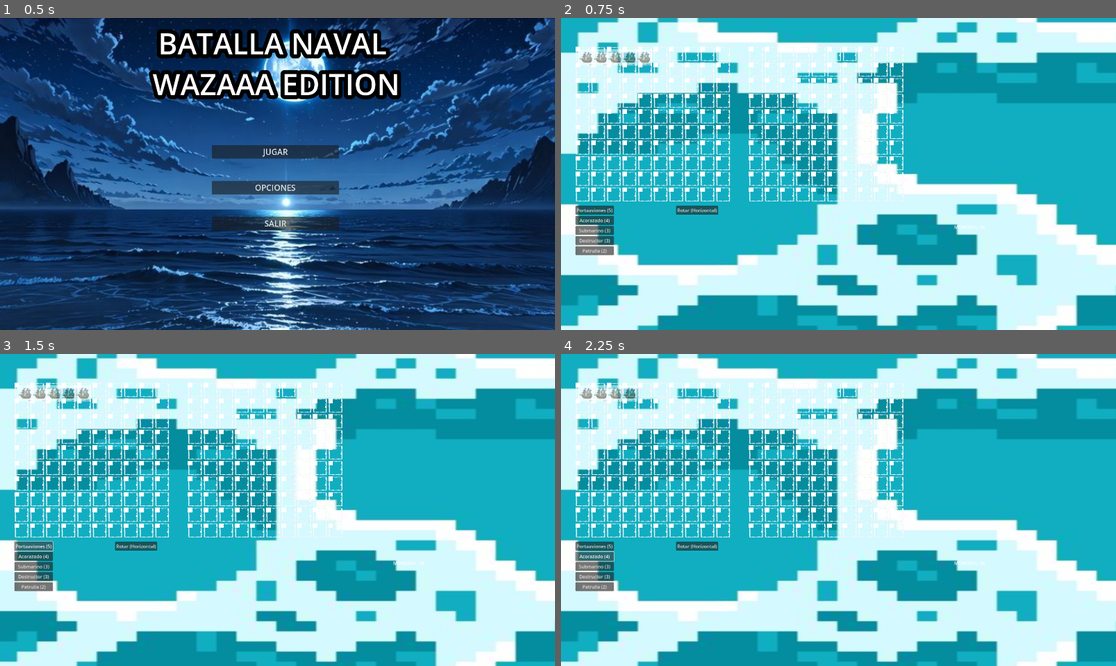
Above: before the commit, frames 1-4 (two rows, left to right).
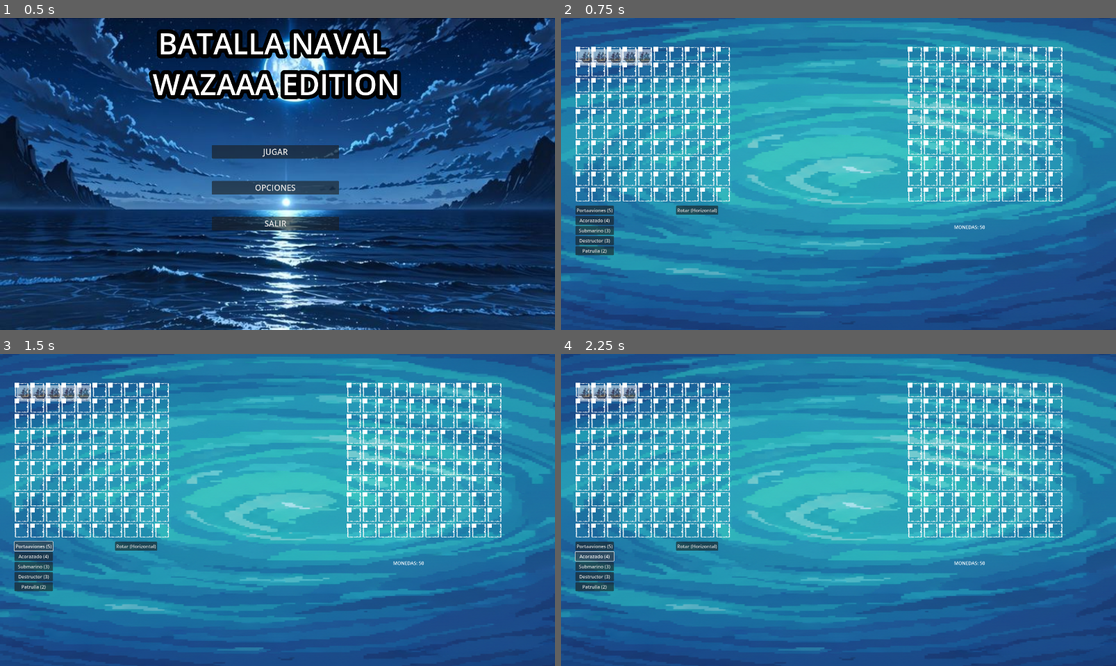
Above: after the commit, the same moments.

Repository: juanxxho/batalla-naval-wazaaa-edition
Game: Godot game, scene res://Main2.tscn
Same seed, same stepped clock (60 frames per second), same inputs: the game is played once before the commit and once after it.
Inputs:
- Up to frame 1 (0.5 s): no input
- Up to frame 2 (0.75 s): click "JUGAR" at 0.5 s
- Up to frame 3 (1.5 s): click "Portaaviones (5)" at 1.25 s
- Up to frame 4 (2.25 s): click "Acorazado (4)" at 2 s

Frame 1 is identical in both runs. In frame 2, 89% of the frame differs, in the area x 0-100%, y 0-100%; in frame 3, 89%; in frame 4, 89%.

Commit message:
asdasdaccxxxx

Diff:
--- /dev/null
+++ b/GridContainer2.gd
@@ -0,0 +1,109 @@
+extends GridContainer # O Node2D, si usas un arreglo de TextureButtons sin GridContainer
+
+# === EXPORTACIONES ===
+const CELL_SCENE = preload("res://mar.tscn") # Asumiendo que tu celda usa la escena Celda.tscn
+@export var mostrar_barcos: bool = false # Si es true, muestra los barcos (Tablero Propio)
+@export var mostrar_sonar: bool = false # Usado para el modo Sonar
+# =====================
+
+# === VARIABLES DE ESTADO ===
+# Estado de la matriz:
+# -1: Agua/No disparado (Valor inicial)
+# 0: Barco sin impactar (Solo en tablero propio)
+# 1: Barco IA sin impactar (Solo en matriz IA)
+# -2: Agua/Fallo (Disparado)
+# 2: Impacto/Acierto (Disparado)
+var estado_tablero: Array = []
+var celda_nodes: Array = [] # Arreglo 2D para acceder a los nodos de celda
+
+# === SEÑALES ===
+signal celda_cliqueada(coord) # Señal que emite la celda y se conecta a Game.gd
+
+# === RECURSOS (Asegúrate de que estas rutas sean correctas) ===
+const TEXTURA_AGUA = preload("res://Assets/agua.png")
+const TEXTURA_FALLO = preload("res://Assets/fallo.png")
+const TEXTURA_IMPACTO = preload("res://Assets/impacto.png")
+const TEXTURA_BARCO_VISUAL = preload("res://Assets/barco_segmento.png") # Para el sonar
+
+# =========================================================
+
+func _ready():
+	# Inicializa la matriz de estado
+	for i in range(10):
+		estado_tablero.append([])
+		celda_nodes.append([])
+		for j in range(10):
+			estado_tablero[i].append(-1)
+			celda_nodes[i].append(null) # Inicializa la referencia al nodo
+
+	_inicializar_cuadricula()
+
+func _inicializar_cuadricula():
+	for x in range(10):
+		for y in range(10):
+			var celda_instancia = CELL_SCENE.instantiate()
+			# Asignar la coordenada ANTES de emitir la señal
+			celda_instancia.coordenada = Vector2(x, y)
+
+			# Conectar la señal local de la celda a la señal principal del GridContainer
+			if celda_instancia.has_signal("celda_seleccionada"):
+				celda_instancia.celda_seleccionada.connect(_on_celda_seleccionada)
+
+			add_child(celda_instancia)
+			celda_nodes[x][y] = celda_instancia # Guardar referencia
+
+			# Configuración visual inicial (Todas inician como agua)
+			celda_instancia.texture_normal = TEXTURA_AGUA
+			celda_instancia.texture_pressed = TEXTURA_AGUA
+
+# Captura la señal de la celda y la retransmite al Game.gd
+func _on_celda_seleccionada(coord: Vector2):
+	emit_signal("celda_cliqueada", coord)
+
+
+## =========================================================
+## FUNCIÓN CLAVE PARA LA VISUALIZACIÓN DE DISPAROS
+## =========================================================
+func actualizar_celda_visual(x: int, y: int, estado: int):
+	if x < 0 or x > 9 or y < 0 or y > 9:
+		return
+
+	var celda: TextureButton = celda_nodes[x][y]
+	if not celda:
+		return
+
+	# 1. VISUALIZACIÓN DE FALLOS E IMPACTOS (Permanente)
+	match estado:
+		# FALLO
+		-2:
+			celda.texture_normal = TEXTURA_FALLO
+			celda.texture_pressed = TEXTURA_FALLO
+			celda.texture_hover = TEXTURA_FALLO
+		# ACIERTO
+		2:
+			celda.texture_normal = TEXTURA_IMPACTO
+			celda.texture_pressed = TEXTURA_IMPACTO
+			celda.texture_hover = TEXTURA_IMPACTO
+
+		# 2. VISUALIZACIÓN DE BARCOS (Temporal o Permanente)
+		# Nota: Las celdas con estado 0 (barco propio) o 1 (barco IA) solo deben
+		# mostrar el barco si mostrar_barcos es true (propio) O si el estado es
+		# revelado por el Sonar (estado 1 en tablero enemigo, que es temporal).
+
+		# BARCO VISIBLE POR SONAR O COLOCACIÓN (No impactado)
+		1:
+			if mostrar_barcos: # Tablero Propio
+				celda.texture_normal = TEXTURA_BARCO_VISUAL
+			elif mostrar_sonar: # Tablero Objetivo (Temporal por Sonar)
+				celda.texture_normal = TEXTURA_BARCO_VISUAL
+				# NOTA: Para que la visualización por Sonar sea temporal,
+				# necesitas un Timer en Game.gd que, después de unos segundos,
+				# llame de nuevo a esta función para resetear el estado 1 a -1.
+				# Si no implementas el Timer, el barco se quedará visible.
+
+		# AGUA/NO DISPARADO
+		-1, 0:
+			if mostrar_barcos and estado == 0:
+				celda.texture_normal = TEXTURA_BARCO_VISUAL
+			else:
+				celda.texture_normal = TEXTURA_AGUA
--- a/game.gd
+++ b/game.gd
@@ -106,7 +106,7 @@
 	tablero_objetivo = TABLERO_SCENE.instantiate()
 	add_child(tablero_objetivo)
 	tablero_objetivo.name = "TableroObjetivo"
-	tablero_objetivo.position = Vector2(650, 100)
+	tablero_objetivo.position = Vector2(1200, 100)
 	tablero_objetivo.get_node("GridContainer2").mostrar_barcos = false
 	tablero_objetivo.get_node("GridContainer2").celda_cliqueada.connect(_on_tablero_objetivo_clic)
 
--- a/mar.tscn
+++ b/mar.tscn
@@ -1,17 +1,18 @@
 [gd_scene load_steps=3 format=3 uid="uid://8yyymnaa825s"]
 
 [ext_resource type="Script" uid="uid://dkov1mfea7lvt" path="res://tablero.gd" id="1_v2eyb"]
-[ext_resource type="Texture2D" uid="uid://dg3ai7k07sn2c" path="res://Mar.jpeg" id="2_t6s8x"]
+[ext_resource type="Texture2D" uid="uid://c35sj1feqas11" path="res://mar.png" id="3_t6s8x"]
 
 [node name="Node2D" type="Node2D"]
 
 [node name="GridContainer2" type="GridContainer" parent="."]
+z_index = 1
 columns = 10
 script = ExtResource("1_v2eyb")
 metadata/_edit_use_anchors_ = true
 
 [node name="Sprite2D" type="Sprite2D" parent="."]
-position = Vector2(-936, -399.99997)
-scale = Vector2(8.625, 4.375)
-texture = ExtResource("2_t6s8x")
+position = Vector2(-1539, -201.99997)
+scale = Vector2(2.385185, 1.148148)
+texture = ExtResource("3_t6s8x")
 centered = false
--- a/project.godot
+++ b/project.godot
@@ -23,12 +23,8 @@
 
 [input]
 
-mouse_right={
+rotar={
 "deadzone": 0.2,
-"events": [Object(InputEventMouseButton,"resource_local_to_scene":false,"resource_name":"","device":-1,"window_id":0,"alt_pressed":false,"shift_pressed":false,"ctrl_pressed":false,"meta_pressed":false,"button_mask":0,"position":Vector2(0, 0),"global_position":Vector2(0, 0),"factor":1.0,"button_index":2,"canceled":false,"pressed":false,"double_click":false,"script":null)
+"events": [Object(InputEventKey,"resource_local_to_scene":false,"resource_name":"","device":0,"window_id":0,"alt_pressed":false,"shift_pressed":false,"ctrl_pressed":false,"meta_pressed":false,"pressed":false,"keycode":0,"physical_keycode":82,"key_label":0,"unicode":0,"location":0,"echo":false,"script":null)
 ]
 }
-rotar={
-"deadzone": 0.2,
-"events": []
-}
Binary file added: Assets/agua.png
Not shown, added: Assets/agua.png.import
Binary file added: Assets/barco_segmento.png
Not shown, added: Assets/barco_segmento.png.import
Binary file added: Assets/fallo.png
Not shown, added: Assets/fallo.png.import
Binary file added: Assets/impacto.png
Not shown, changed: Assets/impacto.png.import
Not shown, added: GridContainer2.gd.uid
Binary file removed: images-removebg-preview.png
Binary file added: mar.png
Not shown, added: mar.png.import
